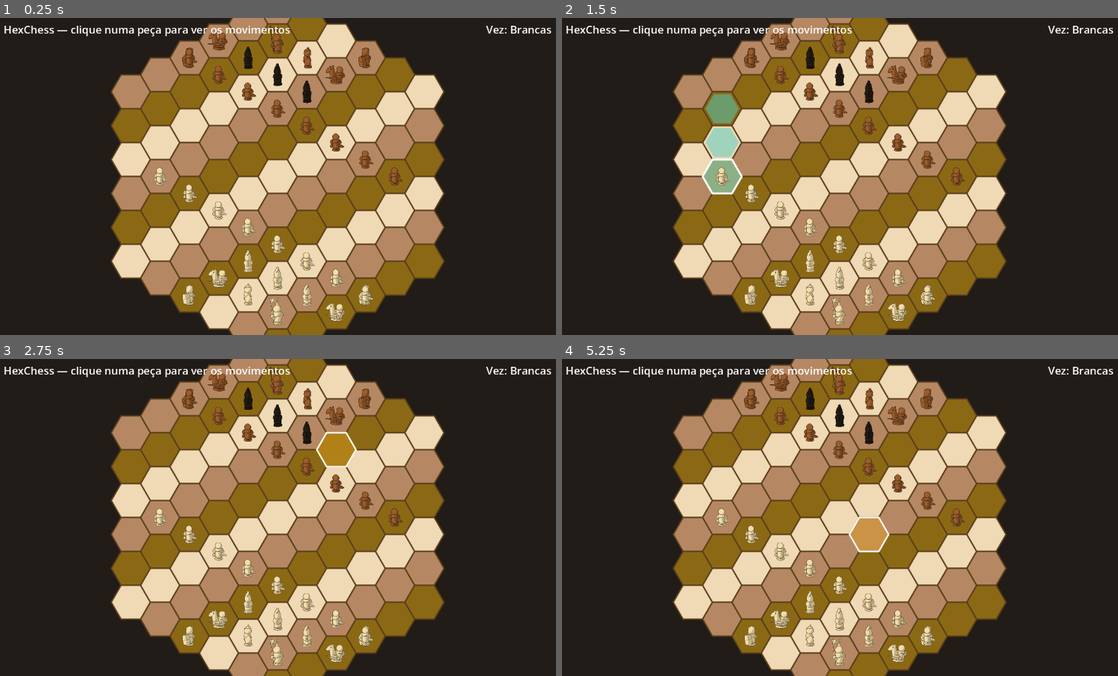
Above: before the commit, frames 1-4 (two rows, left to right).
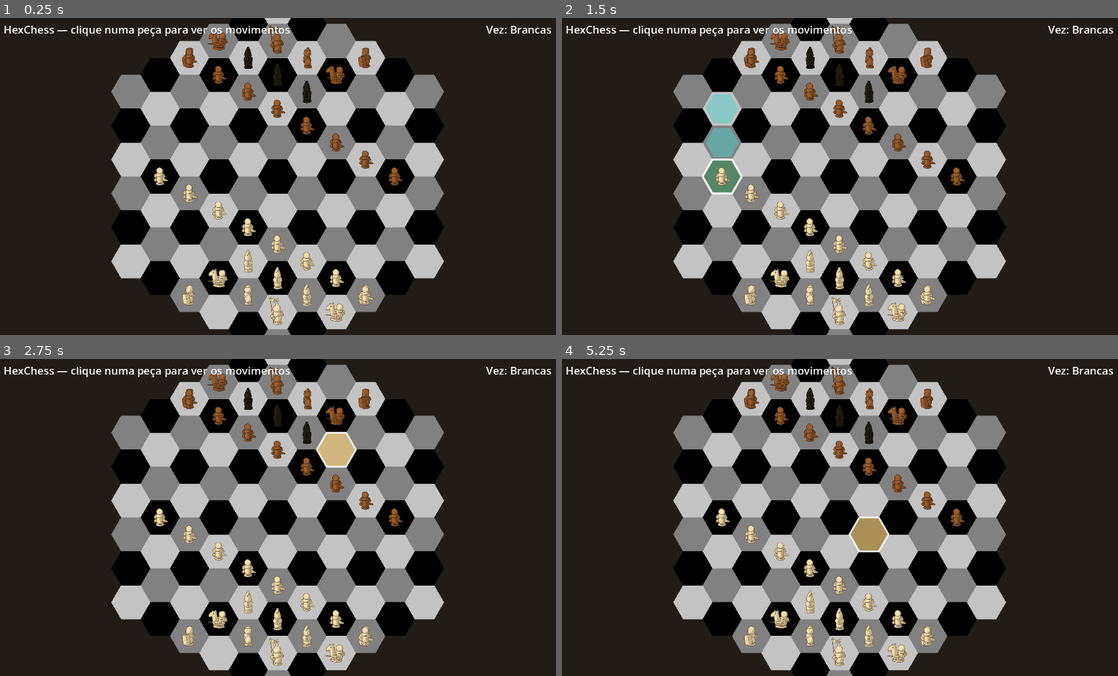
Above: after the commit, the same moments.

Repository: VictorGSchneider/HexChess
Game: Godot game, scene res://main.tscn
Two runs of this game, one before a commit and one after it. Both use one fixed random seed, a clock stepped at 60 frames per second and the inputs below.
Inputs (mouse positions are in pixels of both pictures, inside the frame that each line leads up to):
- Up to frame 1 (0.25 s): no input
- Up to frame 2 (1.5 s): tap Enter at 0.5 s; move the mouse to (962, 160) at 0.52 s; click (962, 160) at 0.67 s; tap Space at 1.25 s; move the mouse to (728, 192) at 1.27 s; click (728, 192) at 1.42 s
- Up to frame 3 (2.75 s): tap Enter at 2 s; move the mouse to (333, 447) at 2.02 s; click (333, 447) at 2.17 s
- Up to frame 4 (5.25 s): tap Space at 2.75, 4.25 s; move the mouse to (812, 580) at 2.77 s; click (812, 580) at 2.92 s; tap Enter at 3.5 s; move the mouse to (1006, 565) at 3.52 s; click (1006, 565) at 3.67 s; move the mouse to (673, 469) at 4.27 s; click (673, 469) at 4.42 s; move the mouse to (867, 517) at 5.02 s; click (867, 517) at 5.17 s

The runs differ from the first frame. In frame 1, 47% of the frame differs, in the area x 19-81%, y 0-100%; in frame 2, 47%; in frame 3, 47%; in frame 4, 47%.

Commit message:
edit pattern board formula and colors

Diff:
--- a/hexChess/hex_board.gd
+++ b/hexChess/hex_board.gd
@@ -17,12 +17,12 @@
 @export var hex_size: float = 40.0
 
 ## Cores das 3 faixas do tabuleiro (como no xadrez hexagonal clássico)
-@export var color_a: Color = Color("#f0d9b5")  # Clara
-@export var color_b: Color = Color("#b58863")  # Média
-@export var color_c: Color = Color("#8b6914")  # Escura
+@export var color_a: Color = Color("000000ff")  # Clara
+@export var color_b: Color = Color("818181ff")  # Média
+@export var color_c: Color = Color("c3c3c3ff")  # Escura
 
 ## Cor do contorno
-@export var outline_color: Color = Color("#5a3e1b")
+@export var outline_color: Color = Color("00000000")
 @export var outline_width: float = 1.5
 
 ## Cor de highlight (quando passa o mouse)
@@ -111,11 +111,18 @@
 
 
 func _get_color_index(q: int, r: int) -> int:
-	"""Determina a cor do hexágono (0, 1 ou 2) — garante 3 cores alternadas."""
-	# Fórmula clássica para 3 cores em grid hexagonal
-	var val = ((q % 3) + 3) % 3
-	val = (val + ((r % 3) + 3) % 3) % 3
-	return val
+	"""
+	Usa coordenadas cúbicas (q, r, s) e a propriedade que
+	em um grid hexagonal, (q + r + s) % 3 garante nenhuma
+	cor igual tocando.
+
+	Já que s = -q - r, temos:
+	q + r + s = q + r + (-q - r) = 0 (sempre)
+
+	Então usamos: (q + 2*r) % 3
+	Isso garante que vizinhos diretos sempre diferem de 1 cor.
+	"""
+	return ((q + 2*r) % 3 + 3) % 3
 
 
 func _get_hex_color(color_index: int) -> Color:
--- a/hexChess/piece.gd
+++ b/hexChess/piece.gd
@@ -5,9 +5,8 @@
 extends Node2D
 
 enum PieceType {
-	PAWN, ROOK, KNIGHT, BISHOP, QUEEN, KING,
-	ARCHBISHOP, CHANCELLOR,
-	SENTINEL, SPY, PORTAL,
+	PAWN, ROOK, KNIGHT, BISHOP, QUEEN, KING, ARCHBISHOP, CHANCELLOR,
+	SENTINEL, SPY, PORTAL, MAGE, ARCHER
 }
 
 enum PieceColor { WHITE, BLACK }
